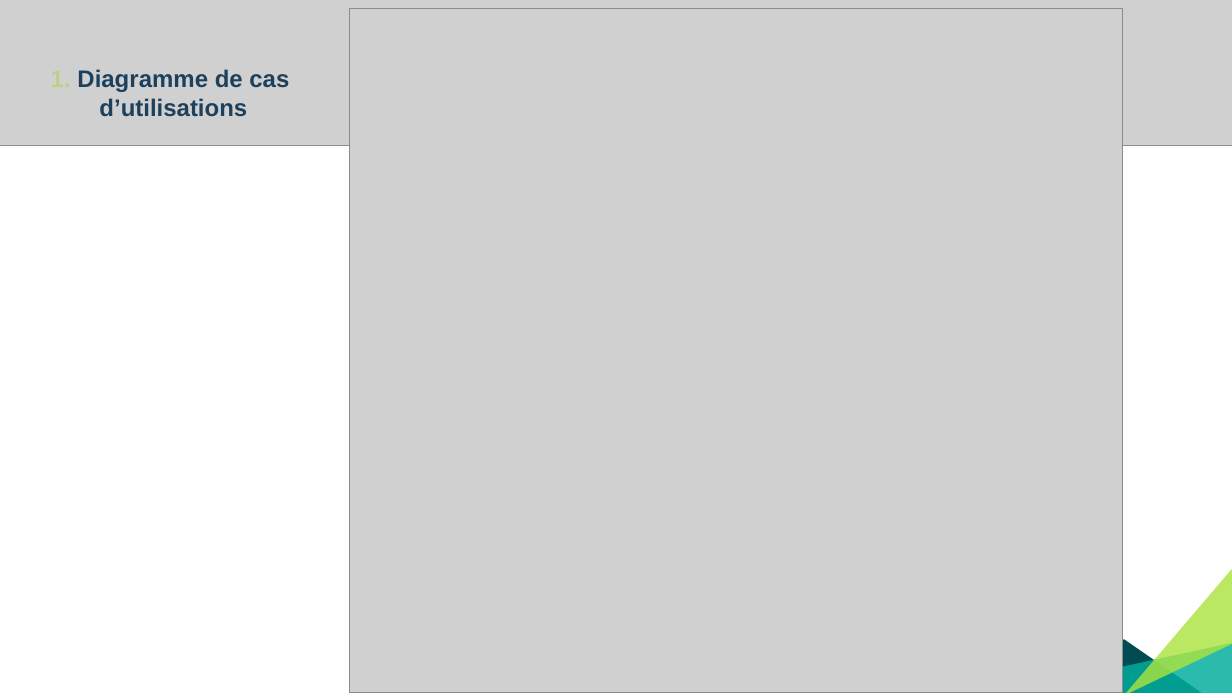
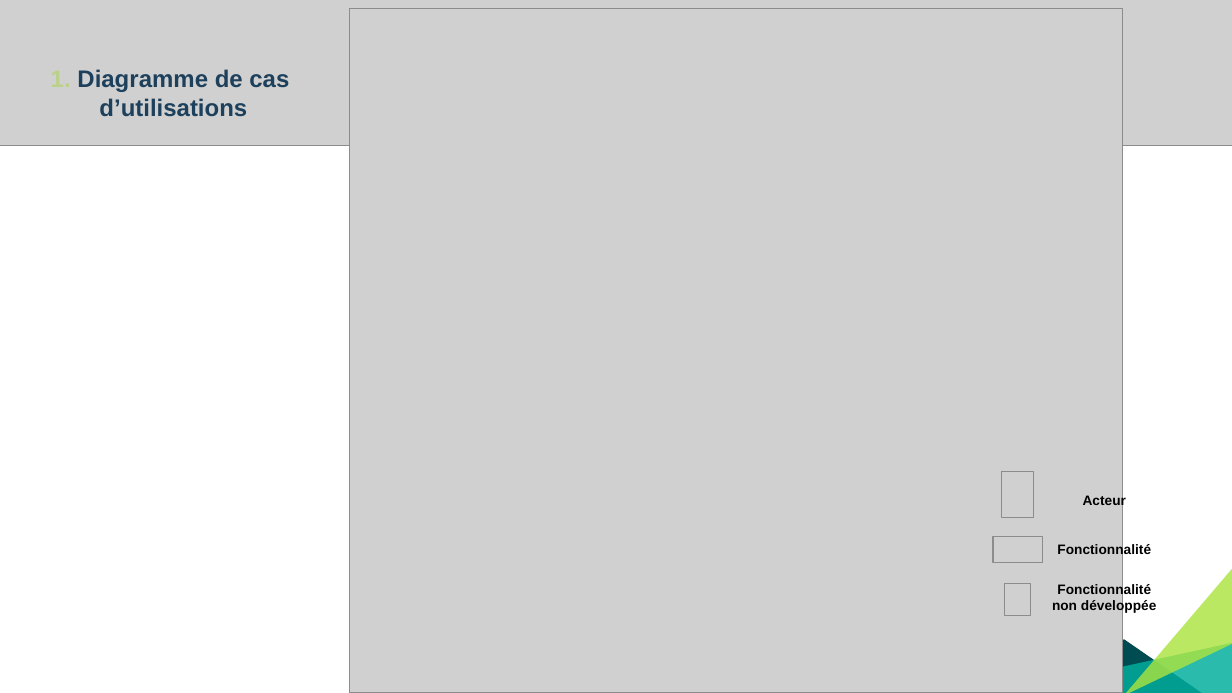
Before and after one commit to gtandu/Bougly, a slide deck: slide 7 of 0 - Compte Rendu/Présentation DIPTRACK.pptx. Drawn at 1232x693 pixels with LibreOffice and Linux fonts; fonts in the diff are those of the drawing; grey boxes stand for pictures. Boxes give left, top, right and bottom in pixels: in the first picture for what was removed or moved away, otherwise in the second. Text is boxed around its words. In the diff, an @@ line names an element or a change of style, - is before the commit and + after.

```diff
--- a/0 - Compte Rendu/Présentation DIPTRACK.pptx
+++ b/0 - Compte Rendu/Présentation DIPTRACK.pptx
@@ picture added at box(1002, 472, 1034, 517) @@
@@ text added at box(1083, 494, 1126, 508), 8 pt, text #000000, bold @@
+Acteur
@@ picture added at box(993, 537, 1042, 563) @@
@@ text added at box(1057, 543, 1151, 557), 8 pt, text #000000, bold @@
+Fonctionnalité
@@ picture added at box(1004, 584, 1030, 616) @@
@@ text added at box(1052, 583, 1157, 613), 8 pt, text #000000, bold @@
+Fonctionnalité non développée
```
Also in this commit, not shown: 1 other slide changed, 3 other files.
